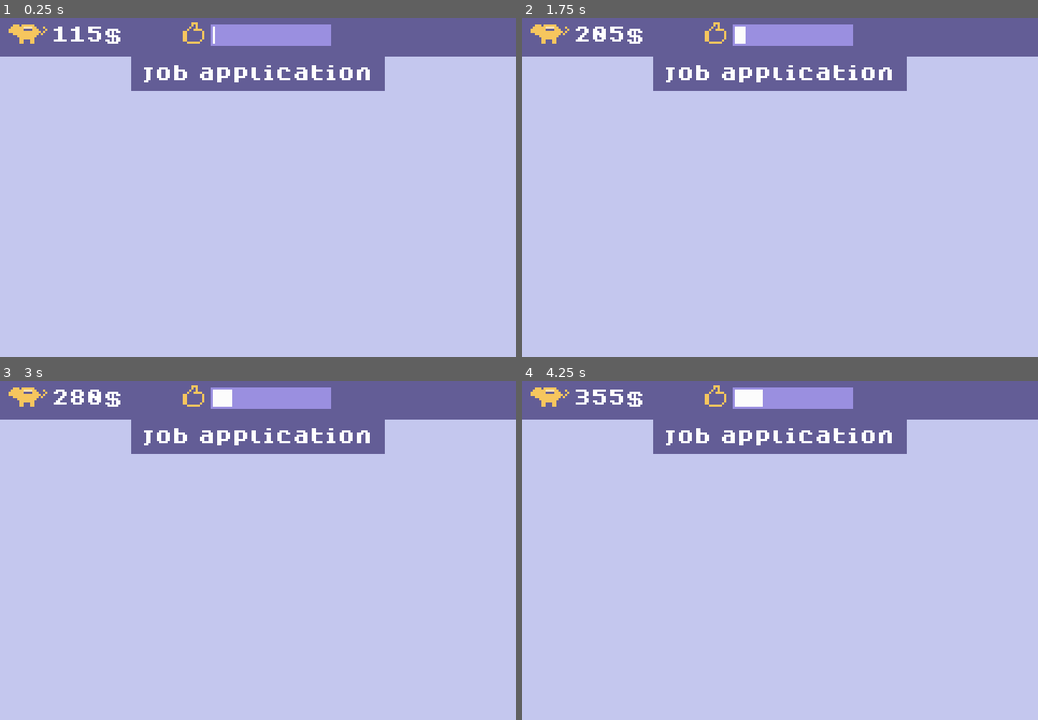
Above: before the commit, frames 1-4 (two rows, left to right).
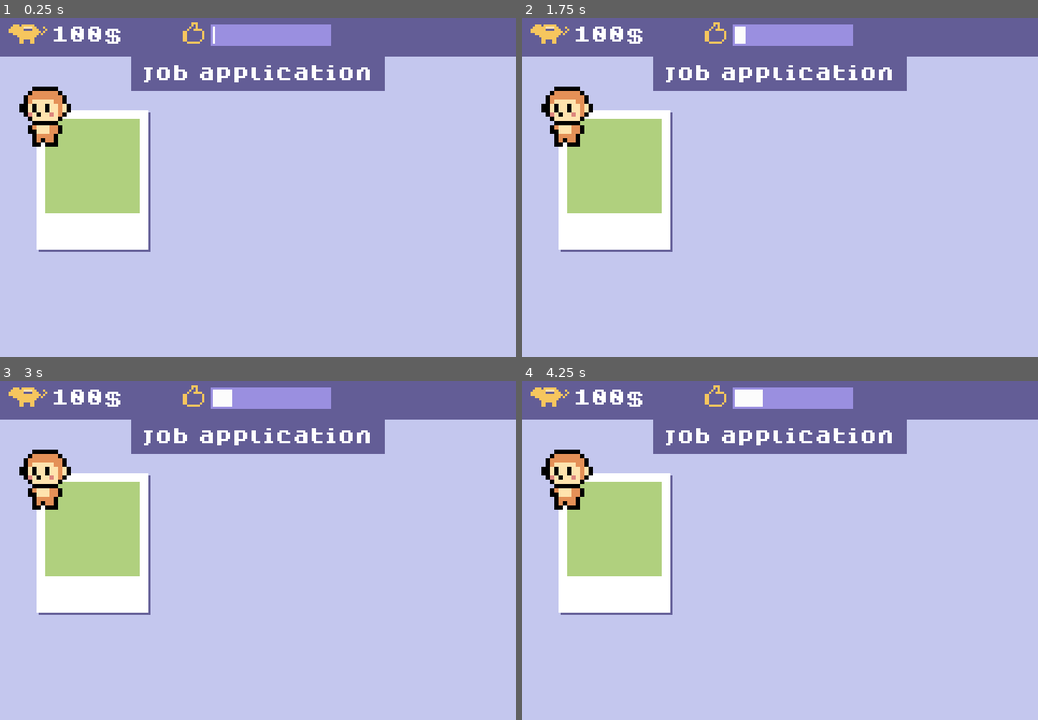
Above: after the commit, the same moments.

Repository: Milchreis/Mascot-Management
Game: Godot game, scene res://scenes/MainScene.tscn
Two runs of this game, one before a commit and one after it. Both use one fixed random seed, a clock stepped at 60 frames per second and the inputs below. This scene is started directly instead of the project's main scene.
Inputs:
- Up to frame 1 (0.25 s): no input
- Up to frame 2 (1.75 s): no input
- Up to frame 3 (3 s): no input
- Up to frame 4 (4.25 s): no input

The runs differ from the first frame. In frame 1, 10% of the frame differs, in the area x 3-30%, y 2-69%; in frame 2, 10%; in frame 3, 10%; in frame 4, 10%.

Commit message:
Refactoring and code organisation

Diff:
--- a/project.godot
+++ b/project.godot
@@ -10,11 +10,23 @@
 
 _global_script_classes=[ {
 "base": "Node",
+"class": "GameModel",
+"language": "GDScript",
+"path": "res://scripts/GameModel.gd"
+}, {
+"base": "Control",
+"class": "JobApplication",
+"language": "GDScript",
+"path": "res://scripts/JobApplication.gd"
+}, {
+"base": "Node",
 "class": "Mascot",
 "language": "GDScript",
 "path": "res://scripts/Mascot.gd"
 } ]
 _global_script_class_icons={
+"GameModel": "",
+"JobApplication": "",
 "Mascot": ""
 }
 
--- a/scenes/MainScene.tscn
+++ b/scenes/MainScene.tscn
@@ -1,21 +1,26 @@
-[gd_scene load_steps=4 format=2]
+[gd_scene load_steps=6 format=2]
 
 [ext_resource path="res://scenes/Desk.tscn" type="PackedScene" id=1]
 [ext_resource path="res://gfx/theme.tres" type="Theme" id=2]
 [ext_resource path="res://scripts/MainScene.gd" type="Script" id=3]
+[ext_resource path="res://scripts/Desk.gd" type="Script" id=4]
+[ext_resource path="res://scripts/JobApplication.gd" type="Script" id=5]
 
 [node name="MainScene" type="Node2D"]
 script = ExtResource( 3 )
 
 [node name="DayTimer" type="Timer" parent="."]
 wait_time = 10.0
+autostart = true
 
 [node name="Desk" parent="." instance=ExtResource( 1 )]
+script = ExtResource( 4 )
 
 [node name="JobApplication" type="Control" parent="Desk"]
 anchor_right = 1.0
 anchor_bottom = 1.0
 rect_pivot_offset = Vector2( -95, -13 )
+script = ExtResource( 5 )
 
 [node name="Header" type="ColorRect" parent="Desk/JobApplication"]
 anchor_left = 0.5
@@ -37,3 +42,5 @@
 text = "job application"
 
 [node name="PolaroidSelector" type="Node2D" parent="Desk/JobApplication"]
+
+[connection signal="timeout" from="DayTimer" to="." method="onDayIsOver"]
--- a/scenes/Polaroid.tscn
+++ b/scenes/Polaroid.tscn
@@ -1,13 +1,13 @@
-[gd_scene format=2]
+[gd_scene load_steps=2 format=2]
+
+[ext_resource path="res://scripts/Polaroid.gd" type="Script" id=1]
 
 [node name="Polaroid" type="Control"]
 margin_left = 17.0
 margin_top = 45.0
 margin_right = 69.0
 margin_bottom = 110.0
-__meta__ = {
-"_edit_lock_": true
-}
+script = ExtResource( 1 )
 
 [node name="bg" type="ColorRect" parent="."]
 margin_left = 1.0
--- /dev/null
+++ b/scripts/Desk.gd
@@ -0,0 +1,16 @@
+extends ColorRect
+
+var model:GameModel
+
+func _ready():
+	pass # Replace with function body.
+
+func _process(delta):
+	updateSatisfactionView()
+	updateBalanceView()
+
+func updateSatisfactionView() -> void:
+	$Appbar/ClientSatisfaction/Background/Progess.value = int(model.client_statisfaction)
+
+func updateBalanceView() -> void:
+	$Appbar/Balance/Amount.text = str(model.balance) + "$"
--- /dev/null
+++ b/scripts/GameModel.gd
@@ -0,0 +1,12 @@
+extends Node
+class_name GameModel
+
+export(int) var balance = 100
+export(float) var client_statisfaction = 0
+export(int) var passedDays = 0
+
+export(Array) var employees = []
+
+func doSalaryPayment() -> void:
+	for employee in employees:
+		balance -= employee.salaryPerDay
--- /dev/null
+++ b/scripts/JobApplication.gd
@@ -0,0 +1,20 @@
+extends Control
+class_name JobApplication
+
+var Polaroid = preload("res://scenes/Polaroid.tscn")
+
+var model:GameModel
+var applications:Array = []
+
+func _ready():
+	for n in range(0, 3):
+		applications.append(createMascot())
+
+	for mascot in applications:
+		var polaroid = Polaroid.instance()
+		polaroid.mascot = mascot
+		$PolaroidSelector.add_child(polaroid)
+
+func createMascot() -> Mascot:
+	randomize()
+	return Mascot.new()
--- a/scripts/MainScene.gd
+++ b/scripts/MainScene.gd
@@ -1,44 +1,20 @@
 extends Node2D
 
-var Mascot = load("res://scripts/Mascot.gd")
-var Polaroid = preload("res://scenes/Polaroid.tscn")
-
-var balance:int = 100
-var client_statisfaction:float = 0
-var passedDays:int = 0
+var GameModel = load("res://scripts/GameModel.gd")
+var model:GameModel = GameModel.new()
 
 func _ready():
-
-	$DayTimer.connect("timeout", self, "onDayIsOver")
-	$DayTimer.start()
-
-	updateBalanceView()
-	updateSatisfactionView()
+	$Desk.model = model
+	$Desk/JobApplication.model = model
 
 func _process(delta):
-	if client_statisfaction < 100.0:
-		client_statisfaction += 0.1
-		balance+=1
-
-	updateSatisfactionView()
-	updateBalanceView()
+	if model.client_statisfaction < 100.0:
+		model.client_statisfaction += 0.1
 
 func onDayIsOver() -> void:
-	passedDays+=1
-	print("Days over " + str(passedDays))
+	model.passedDays+=1
+	print("Days over " + str(model.passedDays))
+	model.doSalaryPayment()
 
-	var mascot1 = createMascot()
-	print(mascot1._to_string())
-	var polaroid = Polaroid.instance()
-	polaroid.mascot = mascot1
-	$Desk/JobApplication/PolaroidSelector.add_child(polaroid)
-
-func createMascot() -> Mascot:
-	randomize()
-	return Mascot.new()
-
-func updateSatisfactionView() -> void:
-	$Desk/Appbar/ClientSatisfaction/Background/Progess.value = int(client_statisfaction)
-
-func updateBalanceView() -> void:
-	$Desk/Appbar/Balance/Amount.text = str(balance) + "$"
+func getDayProgress() -> float:
+	return 1 - ($DayTimer.time_left / $DayTimer.wait_time)
